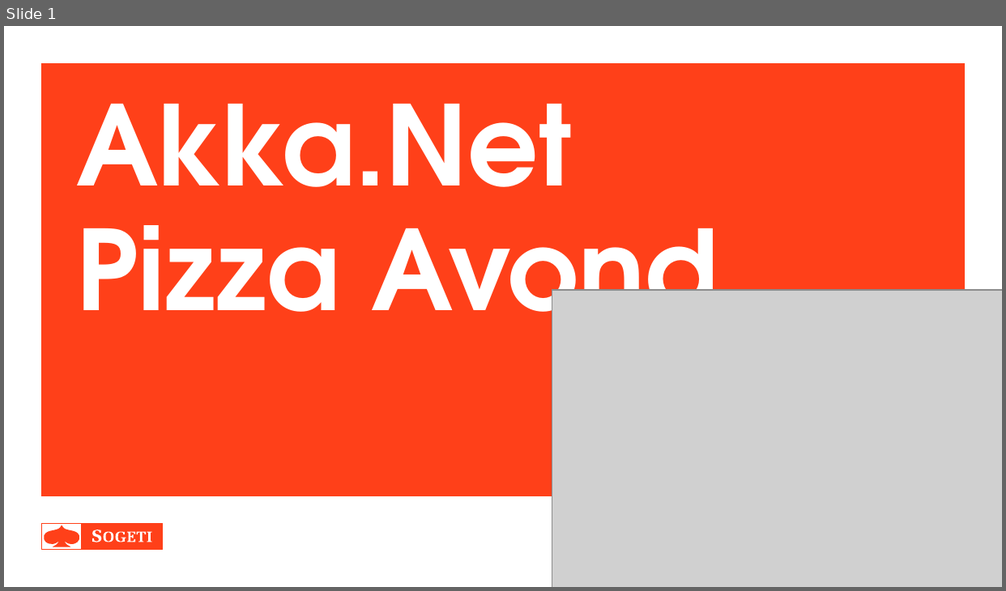
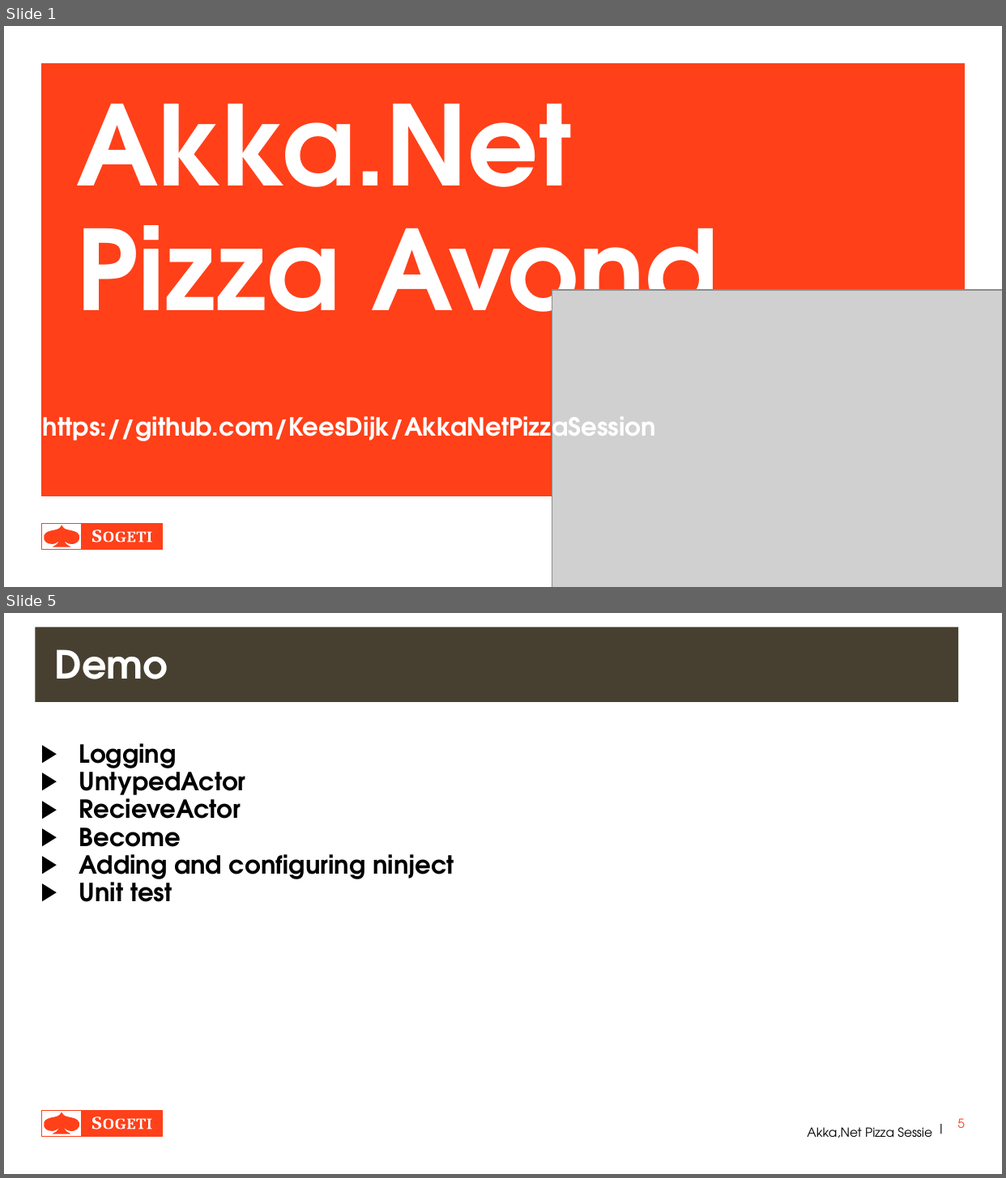
Before and after one commit to KeesDijk/AkkaNetPizzaSession, a slide deck: Documentation/AkkaNetPizzaAvond.pptx. Shown one above the other, each under a label of ours: slide 1 before the commit, slides 1 and 5 after it; the slides between them are not shown. The pictures are 1006x591 and 1006x1178 pixels, drawn with LibreOffice and Linux fonts; fonts in the diff are those of the drawing; grey boxes stand for pictures. Boxes give left, top, right and bottom in pixels: in the first picture for what was removed or moved away, otherwise in the second. Text is boxed around its words. In the diff, an @@ line names an element or a change of style, - is before the commit and + after.

```diff
--- a/Documentation/AkkaNetPizzaAvond.pptx
+++ b/Documentation/AkkaNetPizzaAvond.pptx
@@ slide 5 added at <box>4,613,1002,1174</box>, background #FFFFFF @@
@@ title added at <box>35,627,958,702</box>, fill #474030, 28 pt, text #FFFFFF, bold @@
+Demo
@@ text added at <box>79,743,454,902</box>, 18 pt, text #000000, bold @@
+▶ Logging
+▶ UntypedActor
+▶ RecieveActor
+▶ Become
+▶ Adding and configuring ninject
+▶ Unit test
@@ group added at <box>41,1111,162,1137</box>: 7 freeform shapes, 2 rectangles @@
@@ text added at <box>932,1116,950,1137</box>, 9 pt, text #000000 @@
+|
@@ page number added at <box>957,1118,965,1128</box>, 9 pt, text #FF4019 @@
+5
@@ text added at <box>807,1127,932,1138</box>, 9 pt, text #000000 @@
+Akka,Net Pizza Sessie
@@ slide 1 changed as well @@
@@ text added at <box>43,409,656,447</box>, 18 pt, text #FFFFFF, bold @@
+https://github.com/KeesDijk/AkkaNetPizzaSession
```
Also in this commit, not shown: 2 other slides changed, 7 other slides added, 59 other files.
